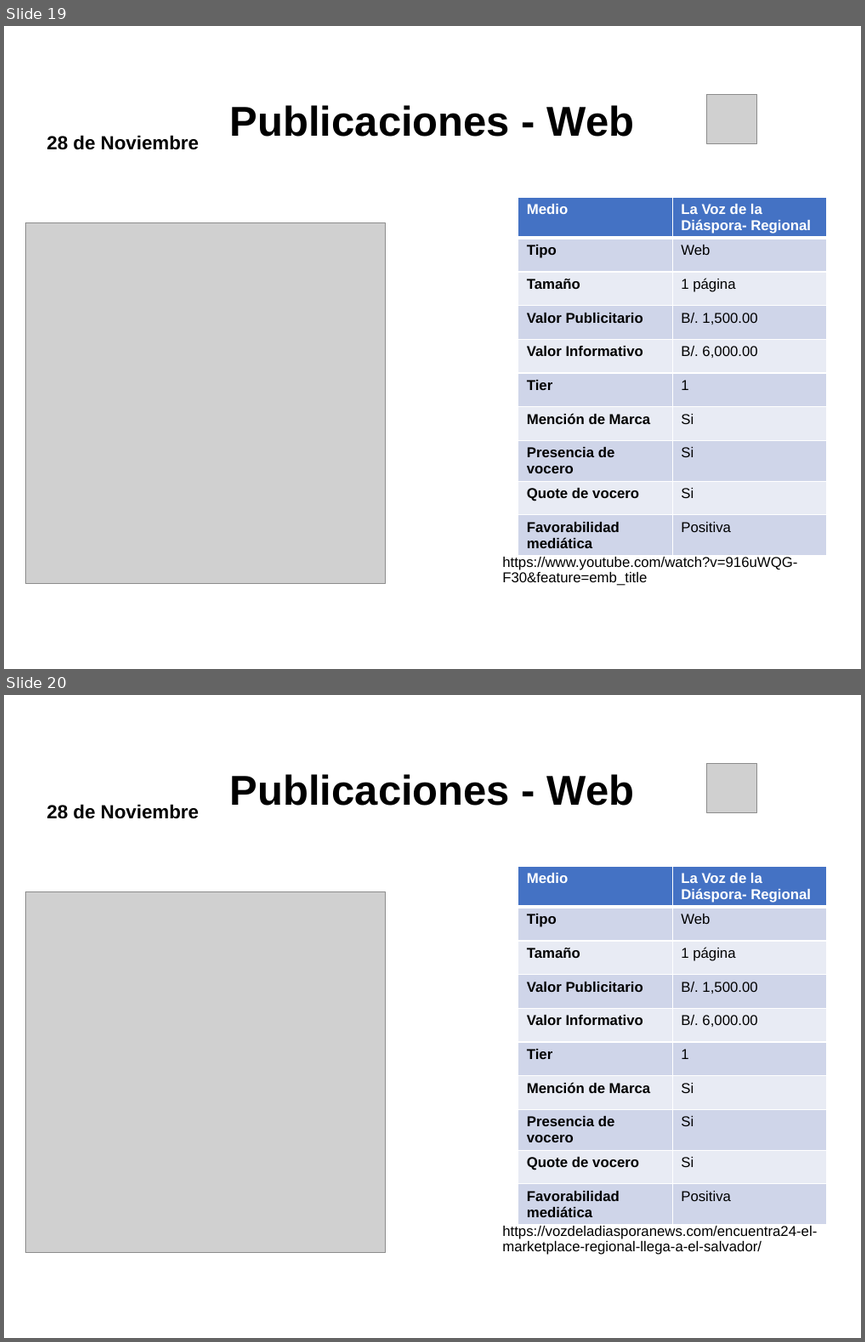
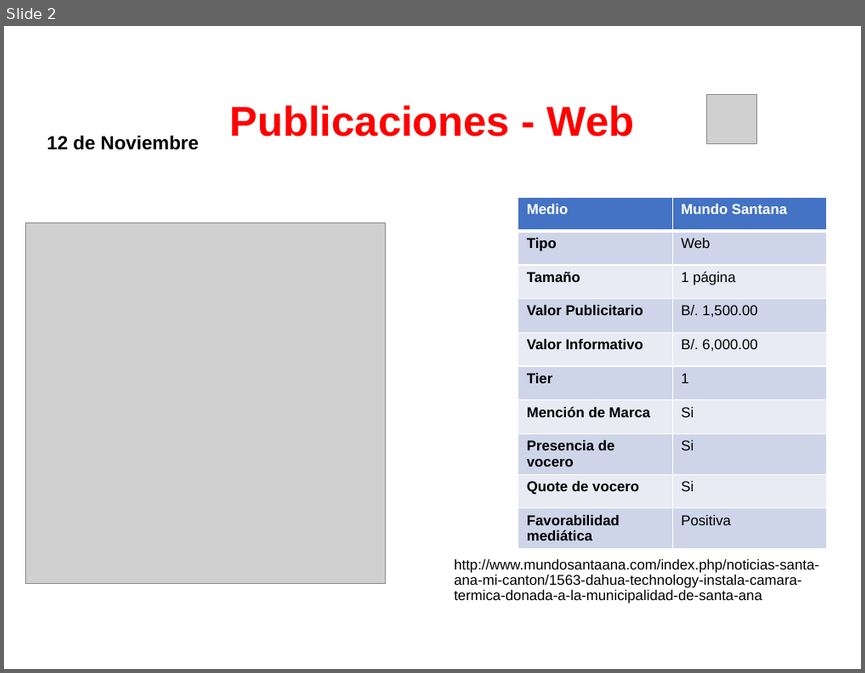
Before and after one commit to dgarci23/Report-Generator, a slide deck: Presentacion Terminada.pptx. Shown one above the other, each under a label of ours: slides 19 and 20 before the commit, slide 2 after it. The pictures are 865x1342 and 865x673 pixels, drawn with LibreOffice and Linux fonts; fonts in the diff are those of the drawing; grey boxes stand for pictures; background and template pictures are left out. Boxes give left, top, right and bottom in pixels: in the first picture for what was removed or moved away, otherwise in the second. Text is boxed around its words. In the diff, an @@ line names an element or a change of style, - is before the commit and + after.

```diff
--- a/Presentacion Terminada.pptx
+++ b/Presentacion Terminada.pptx
@@ slide 20 removed at box(4, 695, 861, 1338), background picture (left out) @@
@@ picture removed at box(707, 764, 756, 812) @@
@@ title removed at box(230, 774, 635, 805) @@
-Publicaciones - Web
@@ text removed at box(46, 804, 199, 819) @@
-28 de Noviembre
@@ table removed at box(518, 867, 827, 1220), 10 rows, 2 columns @@
-Medio | La Voz de la Diáspora- Regional
-Tipo | Web
-Tamaño | 1 página
-Valor Publicitario | B/. 1,500.00
-Valor Informativo | B/. 6,000.00
-Tier | 1
-Mención de Marca | Si
-Presencia de vocero | Si
-Quote de vocero | Si
-Favorabilidad mediática | Positiva
@@ picture removed at box(25, 892, 386, 1252) @@
@@ text removed at box(502, 1225, 817, 1254) @@
-https://vozdeladiasporanews.com/encuentra24-el-marketplace-regional-llega-a-el-salvador/
@@ what was slide 19 is now slide 2 @@
@@ slide 2 changed as well @@
@@ title "Publicaciones - Web" at box(230, 105, 635, 136): text colour #000000 to #FF0000 @@
@@ text at box(46, 135, 199, 150): text changed @@
-28 de Noviembre
+12 de Noviembre
@@ table at box(518, 198, 827, 544) @@
-row 1, column 2: La Voz de la Diáspora- Regional
+row 1, column 2: Mundo Santana
@@ text at box(454, 559, 819, 603): text changed @@
-https://www.youtube.com/watch?v=916uWQG-F30&feature=emb_title
+http://www.mundosantaana.com/index.php/noticias-santa-ana-mi-canton/1563-dahua-technology-instala-camara-termica-donada-a-la-municipalidad-de-santa-ana
```
Also in this commit, not shown: 7 other slides changed, 28 other slides removed, 2 other files.
